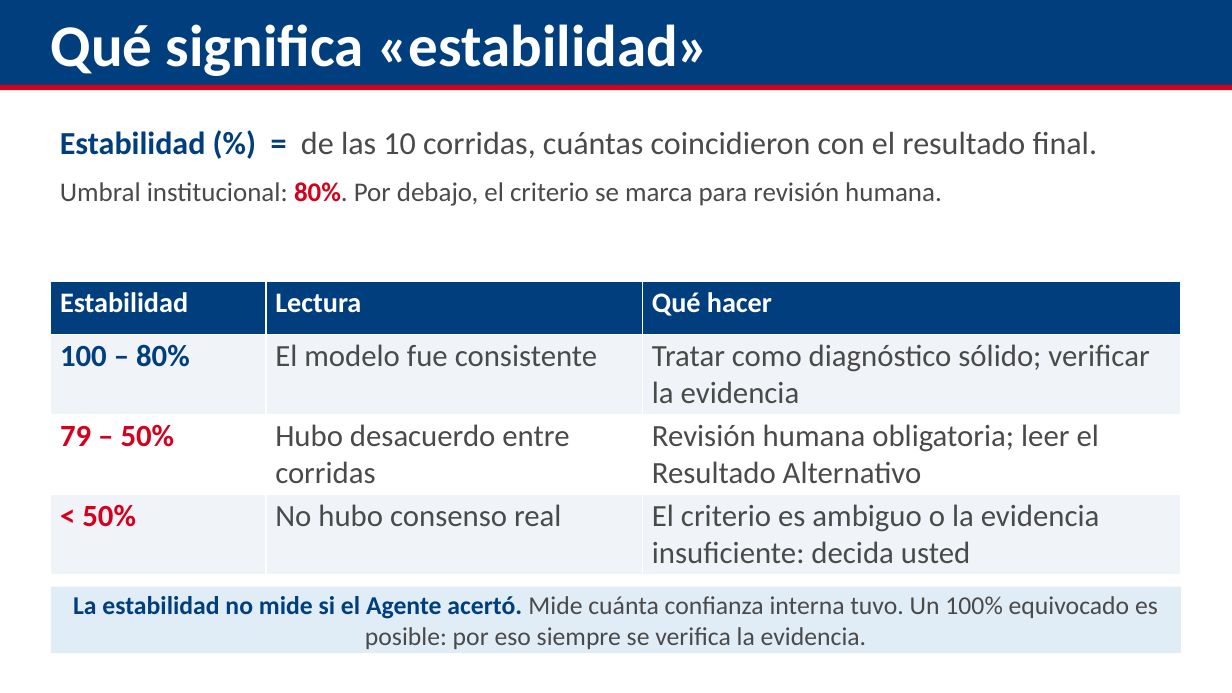
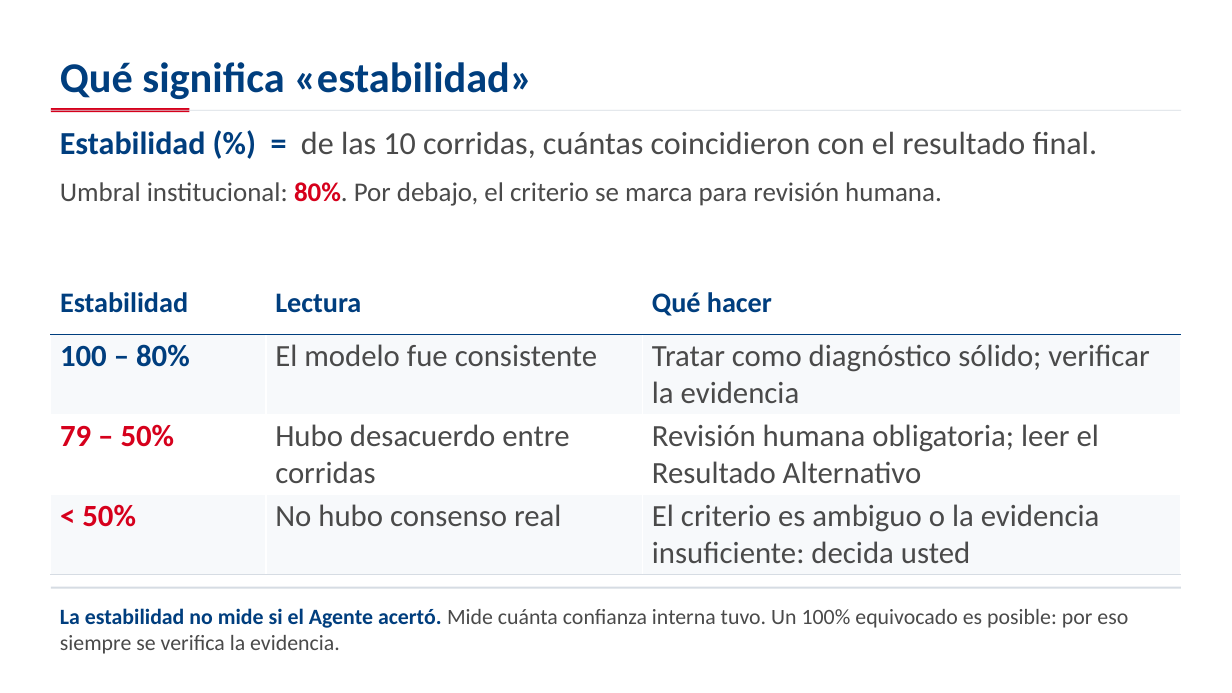
Before and after one commit to aevpsnow6-oss/deploy, a slide deck: slide 17 of presentation/capacitacion_appraisal/Capacitacion_Appraisal_GPT_Ahmed.pptx (slide 13 before the commit). Drawn at 1232x693 pixels with LibreOffice and Linux fonts; fonts in the diff are those of the drawing. Boxes give left, top, right and bottom in pixels: in the first picture for what was removed or moved away, otherwise in the second. Text is boxed around its words. In the diff, an @@ line names an element or a change of style, - is before the commit and + after.

```diff
--- a/presentation/capacitacion_appraisal/Capacitacion_Appraisal_GPT_Ahmed.pptx
+++ b/presentation/capacitacion_appraisal/Capacitacion_Appraisal_GPT_Ahmed.pptx
@@ rectangle removed at [0,0,1232,85] @@
@@ text "Qué significa «estabilidad»": place and size @@
-text "Qué significa «estabilidad»" at [51,24,709,76]
+text "Qué significa «estabilidad»" at [60,62,532,99]
@@ text "Qué significa «estabilidad»" at [60,62,532,99]: size 46 to 33 pt, text colour #FFFFFF to #003E7E @@
@@ rectangle: place and size @@
-rectangle at [0,85,1232,91]
+rectangle at [51,110,1181,111]
@@ rectangle at [51,110,1181,111]: fill #D6001C to #D6DCE3 @@
@@ rectangle added at [51,108,189,112], fill #D6001C @@
@@ table at [51,282,1181,575] @@
@@ fill #003E7E to #FFFFFF in row 1 @@
@@ fill #F0F4F8 to #F7F9FB in 6 cells @@
@@ text colour #FFFFFF to #003E7E in "Estabilidad", "Lectura", "Qué hacer" @@
@@ borders changed @@
@@ text "La estabilidad no mide si ...": place and size @@
-text "La estabilidad no mide si ..." at [51,587,1181,653]
+text "La estabilidad no mide si ..." at [60,608,1128,654]
@@ text "La estabilidad no mide si ..." at [60,608,1128,654]: size 20 to 17 pt; alignment centre to left; vertical alignment middle to top; fill #E0ECF6 to none @@
@@ rectangle added at [51,587,1181,589], fill #D6DCE3 @@
```
Also in this commit, not shown: 26 other slides changed, 6 slides added, 8 other files.
